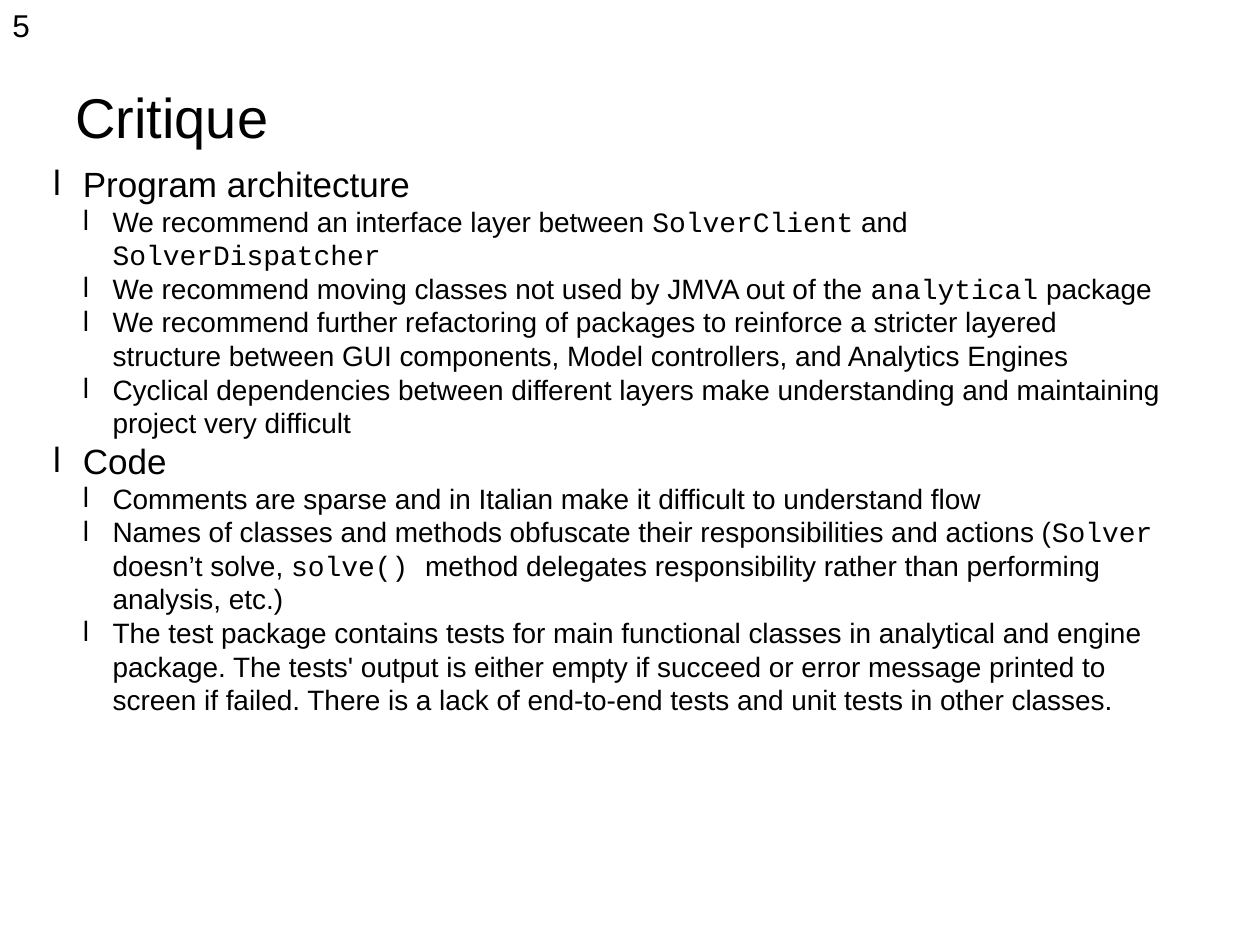
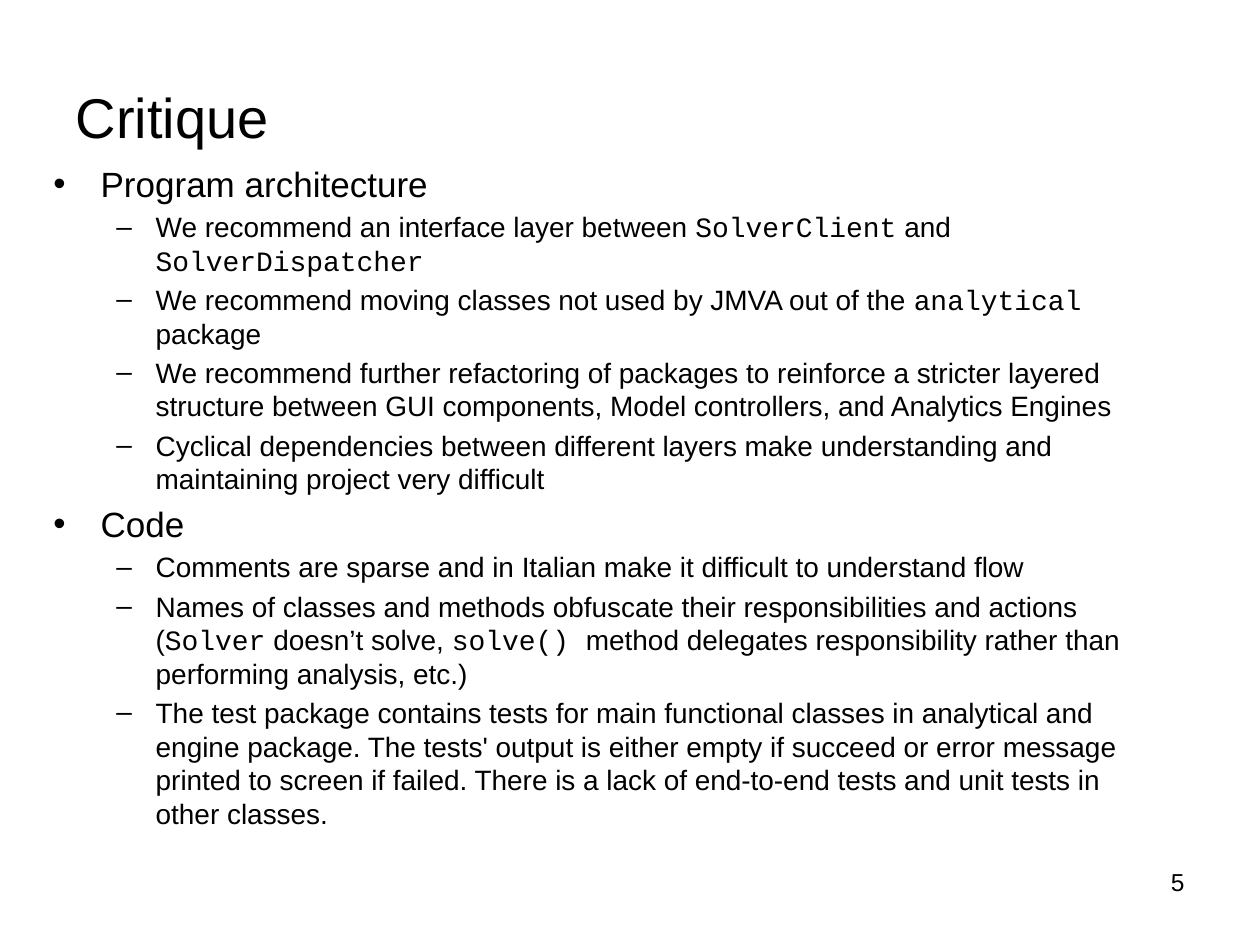
Before and after one commit to pavelgrib/SE_CW1, a slide deck: slide 8 of jmva_presentation.pptx. Drawn at 1260x945 pixels with LibreOffice and Linux fonts; fonts in the diff are those of the drawing; background and template pictures are left out. Boxes give left, top, right and bottom in pixels: in the first picture for what was removed or moved away, otherwise in the second. Text is boxed around its words. In the diff, an @@ line names an element or a change of style, - is before the commit and + after.

```diff
--- a/jmva_presentation.pptx
+++ b/jmva_presentation.pptx
@@ text "Program architecture" at [101,171,1119,825]: bullet l to •; more space between paragraphs; bullet l to – @@
@@ text "5": place and size @@
-text "5" at [12,15,30,38]
+text "5" at [1171,874,1185,892]
@@ text "5" at [1171,874,1185,892]: size 18 to 14 pt; alignment left to right @@
```
Also in this commit, not shown: 7 other slides changed, 1 slide added, 1 slide removed.
